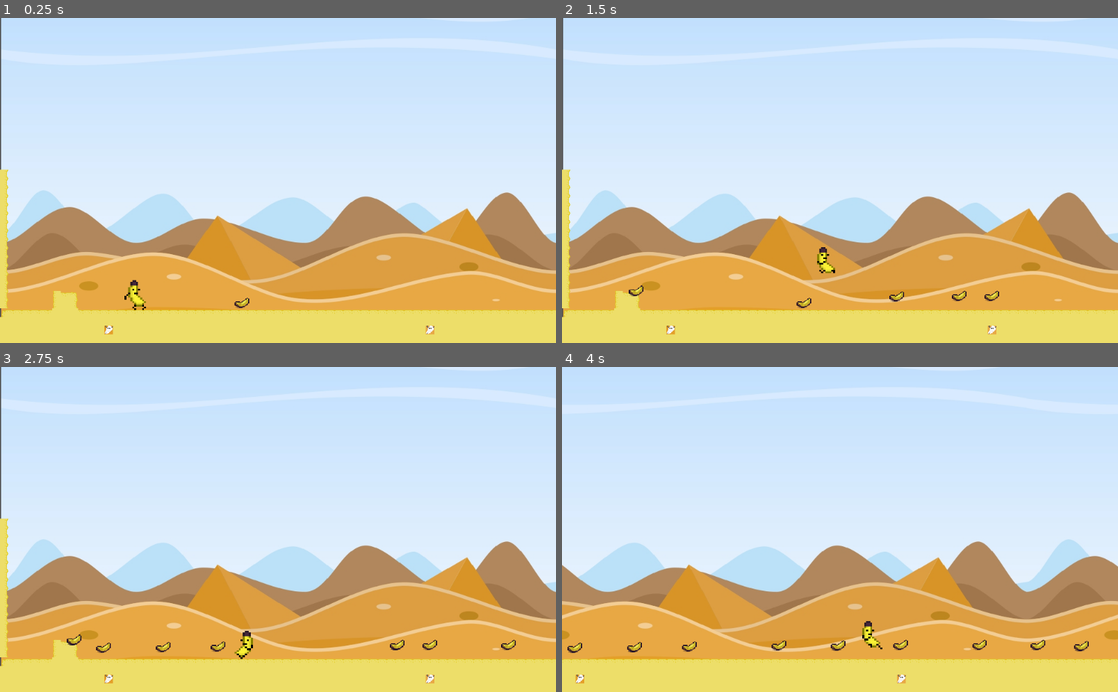
Above: before the commit, frames 1-4 (two rows, left to right).
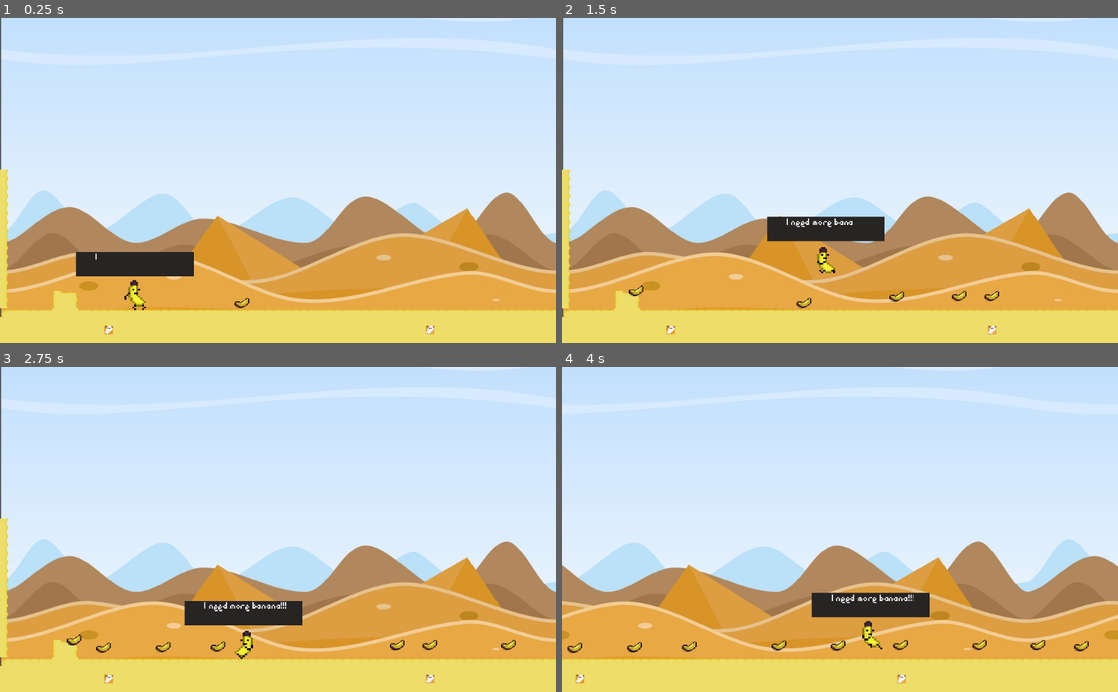
Above: after the commit, the same moments.

Repository: ladroid/BananaEater
Game: Godot game, scene res://scenes/World.tscn
Two runs of this game, one before a commit and one after it. Both use one fixed random seed, a clock stepped at 60 frames per second and the inputs below.
Inputs:
- Up to frame 1 (0.25 s): no input
- Up to frame 2 (1.5 s): hold Right (ui_right) from 0.53 s (still down); tap A (a_button, bound only after the commit) at 0.6 s; tap Up (ui_up) at 0.77 s; tap Space (space) at 1.35 s
- Up to frame 3 (2.75 s): tap Up (ui_up) at 1.52 s; tap A (a_button, bound only after the commit) at 1.55, 2.1 s; release Right (ui_right) at 2.03 s; hold Left (ui_left) from 2.03 s (still down)
- Up to frame 4 (4 s): release Left (ui_left) at 2.78 s; hold Right (ui_right) from 2.78 s (still down); tap A (a_button, bound only after the commit) at 2.85, 3.8 s; tap Up (ui_up) at 3.02, 3.77 s; tap Space (space) at 3.6 s

The runs differ from the first frame. In frame 1, 1.6% of the frame differs, in the area x 13-35%, y 72-80%; in frame 2, 1.6%; in frame 3, 1.6%; in frame 4, 1.6%, in the area x 44-67%, y 69-78%.

Commit message:
adding dialogue system

Diff:
--- a/project.godot
+++ b/project.godot
@@ -19,6 +19,10 @@
 run/main_scene="res://scenes/World.tscn"
 config/icon="res://icon.png"
 
+[autoload]
+
+Global="*res://scripts/Global.gd"
+
 [input]
 
 space={
@@ -26,6 +30,11 @@
 "events": [ Object(InputEventKey,"resource_local_to_scene":false,"resource_name":"","device":0,"alt":false,"shift":false,"control":false,"meta":false,"command":false,"pressed":false,"scancode":32,"unicode":0,"echo":false,"script":null)
  ]
 }
+a_button={
+"deadzone": 0.5,
+"events": [ Object(InputEventKey,"resource_local_to_scene":false,"resource_name":"","device":0,"alt":false,"shift":false,"control":false,"meta":false,"command":false,"pressed":false,"scancode":65,"unicode":0,"echo":false,"script":null)
+ ]
+}
 
 [rendering]
 
--- /dev/null
+++ b/scenes/DialogueBox.tscn
@@ -0,0 +1,54 @@
+[gd_scene load_steps=6 format=2]
+
+[ext_resource path="res://scripts/DialogueBox.gd" type="Script" id=1]
+[ext_resource path="res://font/Pixel.ttf" type="DynamicFontData" id=2]
+[ext_resource path="res://scripts/CloseDialogueBox.gd" type="Script" id=3]
+
+[sub_resource type="DynamicFont" id=1]
+size = 43
+font_data = ExtResource( 2 )
+
+[sub_resource type="DynamicFont" id=2]
+size = 24
+font_data = ExtResource( 2 )
+
+[node name="DialogueBox" type="Polygon2D"]
+position = Vector2( 336, 160 )
+scale = Vector2( 0.391827, 0.6875 )
+color = Color( 0.156863, 0.145098, 0.145098, 1 )
+texture_scale = Vector2( 0.261, 0.351 )
+polygon = PoolVector2Array( 64, 448, 64, 576, 896, 576, 896, 448 )
+
+[node name="RichTextLabel" type="RichTextLabel" parent="."]
+margin_left = 204.172
+margin_top = 453.818
+margin_right = 796.172
+margin_bottom = 523.818
+custom_fonts/normal_font = SubResource( 1 )
+custom_colors/default_color = Color( 0.996078, 0.996078, 0.996078, 1 )
+bbcode_enabled = true
+script = ExtResource( 1 )
+__meta__ = {
+"_edit_use_anchors_": false
+}
+
+[node name="RichTextLabel2" type="RichTextLabel" parent="."]
+margin_left = 347.092
+margin_top = 523.636
+margin_right = 530.092
+margin_bottom = 576.636
+rect_scale = Vector2( 1.55949, 1.08824 )
+custom_fonts/normal_font = SubResource( 2 )
+script = ExtResource( 3 )
+__meta__ = {
+"_edit_use_anchors_": false
+}
+
+[node name="Timer" type="Timer" parent="."]
+wait_time = 0.09
+autostart = true
+
+[node name="Timer2" type="Timer" parent="."]
+wait_time = 0.05
+[connection signal="timeout" from="Timer" to="RichTextLabel" method="_on_Timer_timeout"]
+[connection signal="timeout" from="Timer2" to="RichTextLabel2" method="_on_Timer2_timeout"]
--- a/scenes/World.tscn
+++ b/scenes/World.tscn
@@ -1,10 +1,11 @@
-[gd_scene load_steps=6 format=2]
+[gd_scene load_steps=7 format=2]
 
 [ext_resource path="res://tileset/ground tileset.tres" type="TileSet" id=1]
 [ext_resource path="res://scenes/BananaPlayer.tscn" type="PackedScene" id=2]
 [ext_resource path="res://scenes/Banana.tscn" type="PackedScene" id=3]
 [ext_resource path="res://sprites/background/background.jpg" type="Texture" id=4]
 [ext_resource path="res://scripts/World.gd" type="Script" id=5]
+[ext_resource path="res://scenes/DialogueBox.tscn" type="PackedScene" id=6]
 
 [node name="World" type="Node2D"]
 script = ExtResource( 5 )
@@ -18,6 +19,10 @@
 
 [node name="BananaPlayer" parent="." instance=ExtResource( 2 )]
 position = Vector2( 237.304, 544.155 )
+
+[node name="DialogueBox" parent="BananaPlayer" instance=ExtResource( 6 )]
+position = Vector2( -113.961, -219.151 )
+scale = Vector2( 0.260552, 0.350535 )
 
 [node name="Banana" parent="." instance=ExtResource( 3 )]
 position = Vector2( 439.953, 550.983 )
--- a/scripts/Banana.gd
+++ b/scripts/Banana.gd
@@ -8,4 +8,7 @@
 
 func _on_Banana_body_entered(body):
 	if "BananaPlayer" in body.name:
+		$"/root/Global".energy_count += 1
 		queue_free()
+	else:
+		$"/root/Global".energy_count -= 1
--- a/scripts/BananaPlayer.gd
+++ b/scripts/BananaPlayer.gd
@@ -8,6 +8,7 @@
 var is_dead = false
 var speed = 250
 var jump_power = -300
+var locked = false
 
 func _physics_process(delta):
 	if is_dead == false:
@@ -48,3 +49,19 @@
 
 		if Input.is_action_just_pressed("space"):
 			$AnimatedSprite.play("grab")
+
+		var energy = $"/root/Global".energy_count
+		if energy <= 100:
+			locked = false
+			if locked == false:
+				get_parent().get_node("BananaPlayer/DialogueBox").visible = true
+				#get_parent().get_node("DialogueBox").visible = true
+		elif energy >= 100:
+			locked = true
+			if locked == true:
+				get_parent().get_node("BananaPlayer/DialogueBox").visible = false
+				#get_parent().get_node("DialogueBox").visible = false
+
+		if Input.is_action_just_pressed("a_button"):
+			get_parent().get_node("BananaPlayer/DialogueBox").visible = false
+			locked = true
--- /dev/null
+++ b/scripts/CloseDialogueBox.gd
@@ -0,0 +1,12 @@
+extends RichTextLabel
+
+var dialogue = ["(A) Close"]
+var page = 0
+
+func _ready():
+	set_bbcode("(A) Close")
+	set_visible_characters(0)
+
+
+func _on_Timer2_timeout():
+	set_visible_characters(get_visible_characters() + 1)
--- /dev/null
+++ b/scripts/DialogueBox.gd
@@ -0,0 +1,20 @@
+extends RichTextLabel
+
+var dialogue = ["I need banana!!!",
+				"I need more banana!!!",
+				"Give me more!!!"]
+var page = 0
+
+func _ready():
+	randomize()
+	set_bbcode(dialogue[rand_range(0, 3)])
+	set_visible_characters(0)
+
+
+# Called every frame. 'delta' is the elapsed time since the previous frame.
+#func _process(delta):
+#	pass
+
+
+func _on_Timer_timeout():
+	set_visible_characters(get_visible_characters() + 1)
--- /dev/null
+++ b/scripts/Global.gd
@@ -0,0 +1,3 @@
+extends Node
+
+var energy_count = 0
--- a/scripts/World.gd
+++ b/scripts/World.gd
@@ -7,6 +7,8 @@
 func _ready():
 	set_physics_process(true)
 	randomize()
+	$BananaPlayer/DialogueBox.visible = false
+	#$DialogueBox.visible = false
 
 func spawn_banana():
 	var banana = banana_scn.instance()
@@ -23,7 +25,3 @@
 		timer -= banana_spawn_delay
 		spawn_banana()
 	timer += delta
-
-#func _process(delta):
-	#yield(get_tree().create_timer(10), "timeout")
-	#spawn_banana()
Not shown, added: export_presets.cfg
Binary file added: font/Pixel.ttf
Not shown, added: .DS_Store
